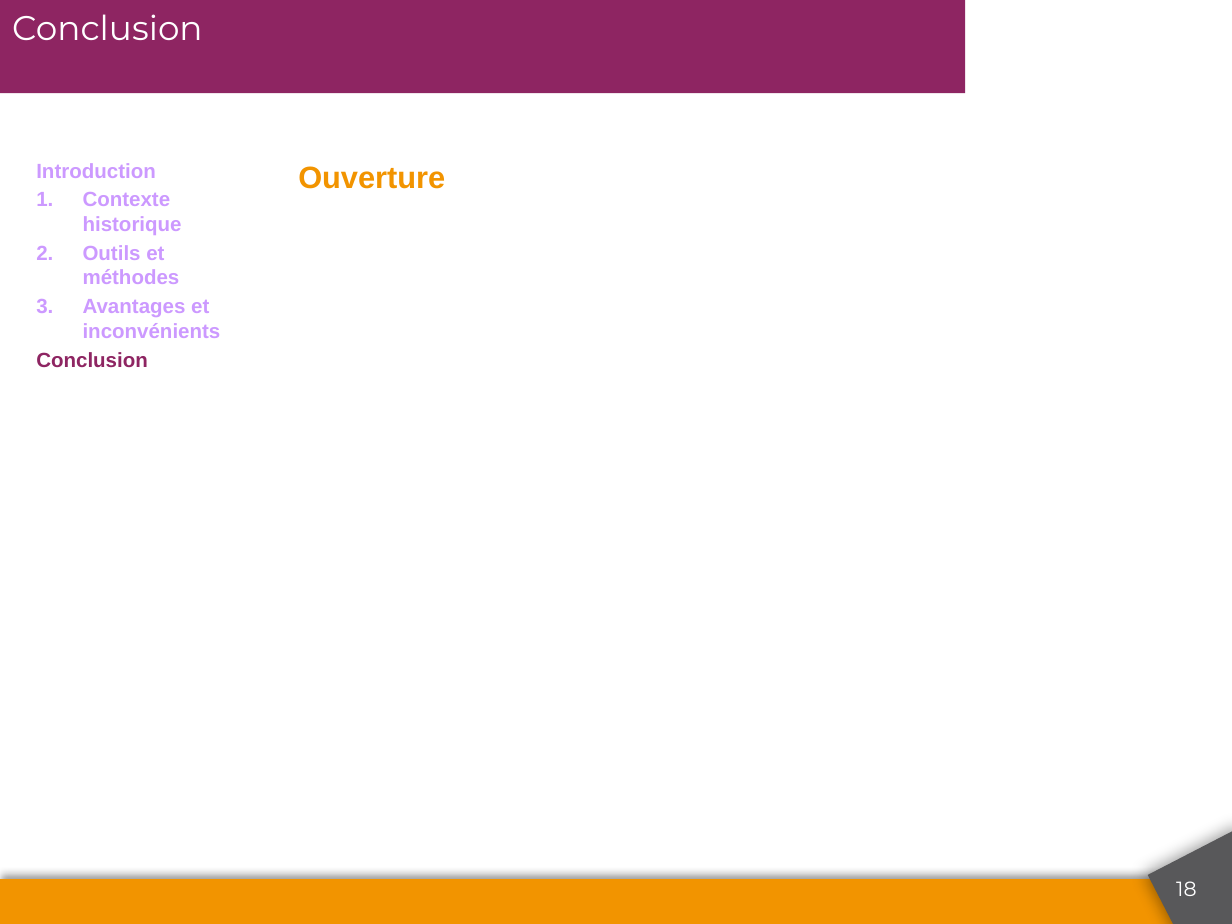
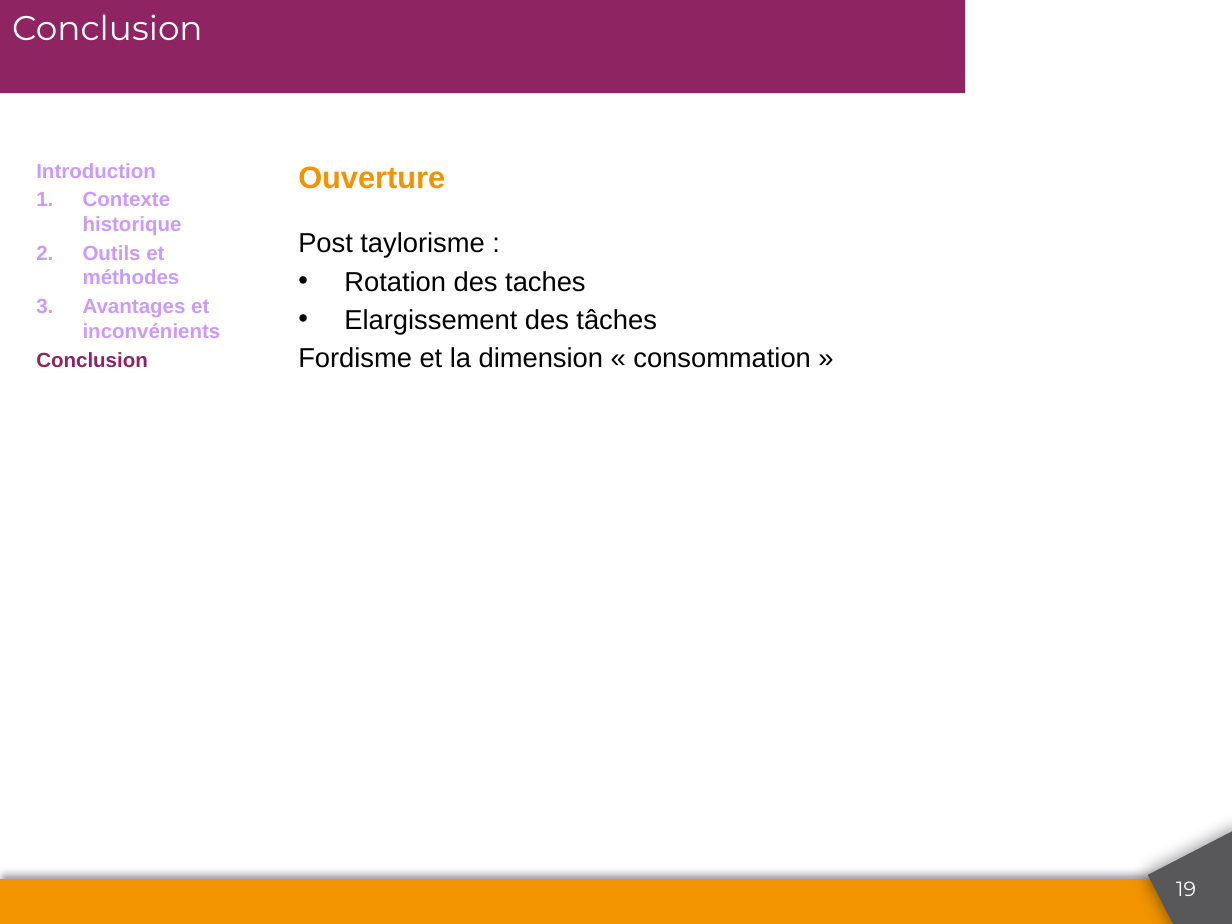
Before and after one commit to tychotatitscheff/Ensam, a slide deck: slide 19 of Taylorisme.pptx (slide 18 before the commit). Drawn at 1232x924 pixels with LibreOffice and Linux fonts; fonts in the diff are those of the drawing; background and template pictures are left out. Boxes give left, top, right and bottom in pixels: in the first picture for what was removed or moved away, otherwise in the second. Text is boxed around its words. In the diff, an @@ line names an element or a change of style, - is before the commit and + after.

```diff
--- a/Taylorisme.pptx
+++ b/Taylorisme.pptx
@@ text added at box(298, 232, 811, 368), 16 pt, text #363636 @@
+Post taylorisme :
+• Rotation des taches
+• Elargissement des tâches
+Fordisme et la dimension « consommation »
@@ page number at box(1176, 881, 1196, 896): text changed @@
-18
+19
```
Also in this commit, not shown: 6 other slides changed, 1 slide added, 1 other file.
